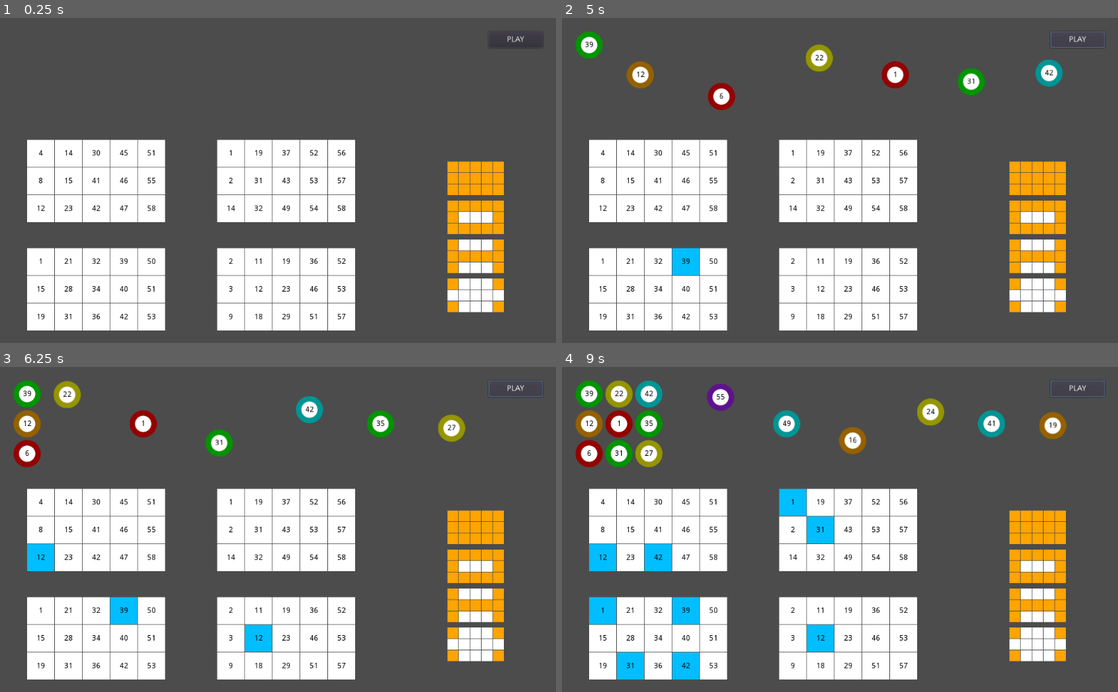
Above: before the commit, frames 1-4 (two rows, left to right).
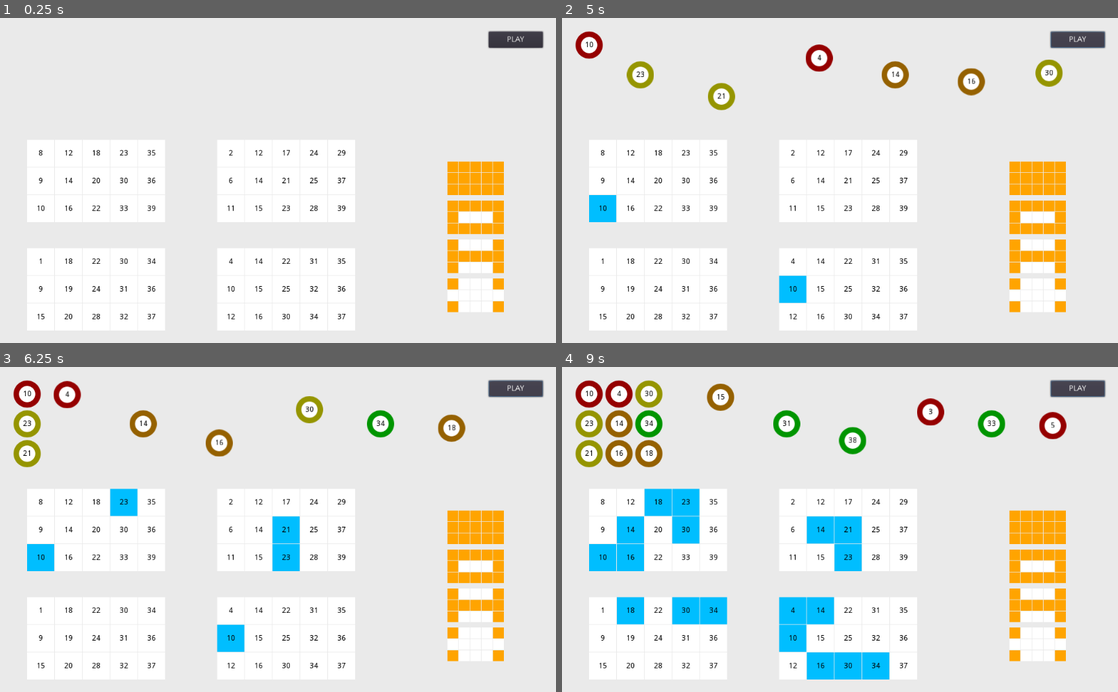
Above: after the commit, the same moments.

Repository: rosemunho/videobingo
Game: Godot game, scene res://Main.tscn
Two runs of this game, one before a commit and one after it. Both use one fixed random seed, a clock stepped at 60 frames per second and the inputs below.
Inputs:
- Up to frame 1 (0.25 s): no input
- Up to frame 2 (5 s): click "PLAY" at 0.5 s; click "PLAY" at 1.25 s; click "PLAY" at 2 s
- Up to frame 3 (6.25 s): no input
- Up to frame 4 (9 s): no input

The runs differ from the first frame. In frame 1, 73% of the frame differs, in the area x 0-100%, y 0-100%; in frame 2, 73%; in frame 3, 74%; in frame 4, 79%.

Commit message:
Prize detection working but needs cleaning

Diff:
--- a/Ball.gd
+++ b/Ball.gd
@@ -4,6 +4,7 @@
 var spacing = 5
 var ball_size = Vector2.ZERO
 
+var id = -1
 var num = -1
 
 var pos_start = Vector2.ZERO
@@ -27,7 +28,6 @@
 
 	var ball_tray_size = get_parent().get_size()
 	pos_start = Vector2(ball_tray_size.x - ball_size.x, ((ball_tray_size.y - ball_size.y) / 2))
-	print(pos_start)
 
 	var cards = get_node("../../CardTray")
 	for card in cards.get_children():
@@ -57,5 +57,5 @@
 func on_ballpath_end():
 	emit_signal("ball_ended", num)
 	var ball_tray = get_parent()
-	if ("Ball" + str((ball_tray.get_child_count() - 1))) == self.name:
+	if (ball_tray.get_child_count() - 1) == id:
 		ball_tray.try_finish_extraction()
--- a/Card.gd
+++ b/Card.gd
@@ -40,7 +40,7 @@
 	var cell_num = -1
 	randomize()
 	while not found:
-		cell_num = (randi() %  (60-1)) + 1
+		cell_num = (randi() %  (40-1)) + 1
 		if not cells.has(cell_num):
 			cells.push_back(cell_num)
 			found = true
@@ -53,10 +53,47 @@
 	if not is_active:
 		return
 	var cells = $CellContainer
+	var found = false
 	for cell in cells.get_children():
-		cell.test_value(ball_num)
+		found = cell.test_value(ball_num)
+		if found:
+			curr_hits += 1
+			break
+	if found:
+		for pattern_index in possible_patterns:
+			var curr_pattern = get_node("../../Prizetable/").get_child(pattern_index)
+			curr_pattern.test_match($CellContainer.get_children(), curr_hits)
+	if curr_pattern != null:
+		print(str(curr_pattern.id))
+#			print("test hits")
+#			min_pattern.test_match($CellContainer.get_children(), curr_hits)
 
 func reset():
+	var prizetable = get_node("../../Prizetable/")
+	min_pattern = prizetable.get_child(prizetable.get_child_count()-1)
+	min_pattern.connect("pattern_matched", self, "on_pattern_matched")
+
+	for pattern in prizetable.get_children():
+		possible_patterns.push_back(pattern.id)
+
 	cells = ($CellContainer).get_children()
 	for cell in cells:
 		cell.reset()
+
+var curr_pattern
+var min_pattern
+var curr_hits = 0
+
+var possible_patterns = []
+
+func on_pattern_matched():
+	print ("on_pattern_matched")
+	# animate prize
+	update_current_pattern()
+
+func update_current_pattern():
+	curr_pattern = min_pattern
+	min_pattern.disconnect("pattern_matched", self, "on_pattern_matched")
+	if curr_pattern.id > 0:
+		min_pattern = get_node("../../Prizetable").get_child(curr_pattern-1)
+		min_pattern.connect("pattern_matched", self, "on_pattern_matched")
--- a/CellCard.gd
+++ b/Cell.gd
@@ -1,6 +1,6 @@
 extends ColorRect
 
-enum Status {NO_HIT, ONE_AWAY, HIT}
+enum Status {NO_HIT, ONE_AWAY, HIT, PRIZE}
 
 var curr_status = Status.NO_HIT
 var num = -1
@@ -9,6 +9,8 @@
 	if ball_num == num:
 		curr_status = Status.HIT
 		update_color()
+		return true
+	return false
 
 func update_color():
 	match curr_status:
@@ -18,7 +20,16 @@
 			color = Color.darkgray
 		Status.HIT:
 			color = Color.deepskyblue
+		Status.PRIZE:
+			color = Color.orangered
 
 func reset():
 	curr_status = Status.NO_HIT
 	update_color()
+
+func is_hit():
+	return curr_status == Status.HIT
+
+func set_prize_status():
+	curr_status = Status.PRIZE
+	update_color()
--- a/Cell.tscn
+++ b/Cell.tscn
@@ -1,6 +1,6 @@
 [gd_scene load_steps=2 format=2]
 
-[ext_resource path="res://CellCard.gd" type="Script" id=1]
+[ext_resource path="res://Cell.gd" type="Script" id=1]
 
 [node name="Cell" type="ColorRect"]
 margin_right = 50.0
--- a/Extractor.gd
+++ b/Extractor.gd
@@ -21,6 +21,7 @@
 	for i in 30:
 		var ball_instance = ball_scene.instance()
 		ball_instance.hide()
+		ball_instance.id = i
 		add_child(ball_instance, true)
 
 func start_extraction():
@@ -54,15 +55,15 @@
 	var ball_num = -1
 	randomize()
 	while not found:
-		ball_num = (randi() %  (60-1)) + 1
+		ball_num = (randi() %  (40-1)) + 1
 		if not balls.has(ball_num):
 			balls.push_back(ball_num)
-			print(ball_num)
 			found = true
 
 func on_play_btn_clicked():
 	match next_extraction_state:
 		PlayStatus.START:
+			reset_play()
 			generate_play()
 			start_extraction()
 		PlayStatus.PAUSE:
--- a/Main.tscn
+++ b/Main.tscn
@@ -8,6 +8,16 @@
 
 [node name="Main" type="Node"]
 script = SubResource( 1 )
+
+[node name="ColorRect" type="ColorRect" parent="."]
+anchor_right = 1.0
+anchor_bottom = 1.0
+margin_right = 40.0
+margin_bottom = 40.0
+color = Color( 0.921569, 0.921569, 0.921569, 1 )
+__meta__ = {
+"_edit_use_anchors_": false
+}
 
 [node name="CardTray" type="GridContainer" parent="."]
 anchor_top = 1.0
--- a/Pattern.gd
+++ b/Pattern.gd
@@ -1,12 +1,29 @@
 extends Container
 
 var pattern = []
-signal cell_matched_pattern
+var pattern_indexes = []
+var id = -1
+
+signal on_pattern_matched
 
 func _ready():
 	var cells = $CellContainer
 	var cell
 	for i in 15:
 		if pattern[i] == '+':
+			pattern_indexes.push_back(i)
 			cell = cells.get_node("Cell" + str(i+1))
 			cell.color = Color.orange
+
+func test_match(card_cells, curr_hits):
+	if curr_hits < pattern_indexes.size():
+		return false
+
+	for index in pattern_indexes:
+		if !card_cells[index].is_hit():
+			return false
+
+	for index in pattern_indexes:
+		card_cells[index].set_prize_status()
+	emit_signal("on_pattern_matched")
+	$ReferenceRect.show()
--- a/Pattern.tscn
+++ b/Pattern.tscn
@@ -125,6 +125,6 @@
 margin_right = 104.0
 margin_bottom = 62.0
 rect_min_size = Vector2( 104, 62 )
-border_color = Color( 0.984314, 0.788235, 0.0156863, 1 )
-border_width = 2.0
+border_color = Color( 0.403922, 0.803922, 0, 1 )
+border_width = 4.0
 editor_only = false
--- a/Prizetable.gd
+++ b/Prizetable.gd
@@ -32,4 +32,5 @@
 	for pattern in prize_patterns:
 		var pattern_instance = pattern_scene.instance()
 		pattern_instance.pattern = pattern
+		pattern_instance.id = get_child_count()
 		add_child(pattern_instance, true)
